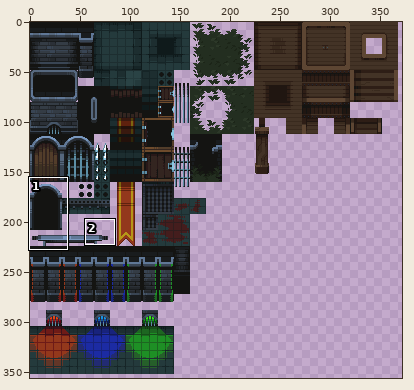
One commit to this sprite sheet: ASSETS/MAPA/Pixel Crawler/Environment/Dungeon Prison/Assets/Tiles.png. Above, an overview of the earlier version with the close-up marked.
Close-up. Before the edit:
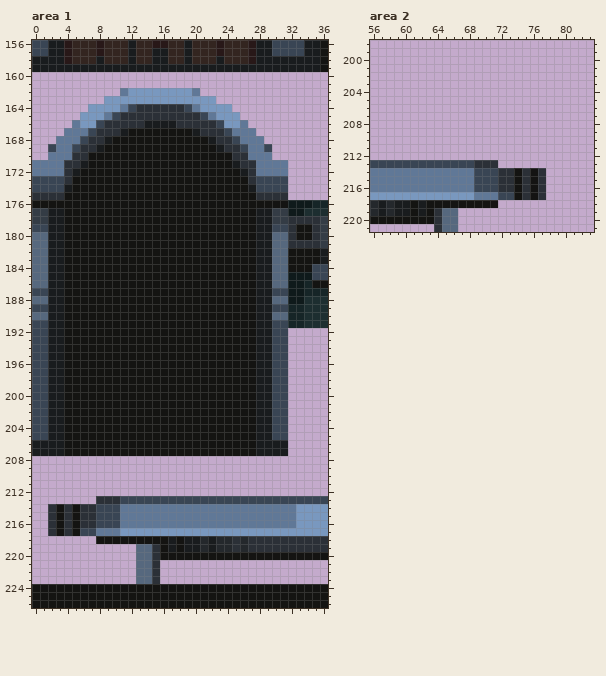
The file is 400x400 pixels. Colours within 5 levels of each other are drawn and written as one. Shown: area 1: x 0..36, y 156..226; area 2: x 56..83, y 198..221. The wide view leaves out empty margins.
After the commit:
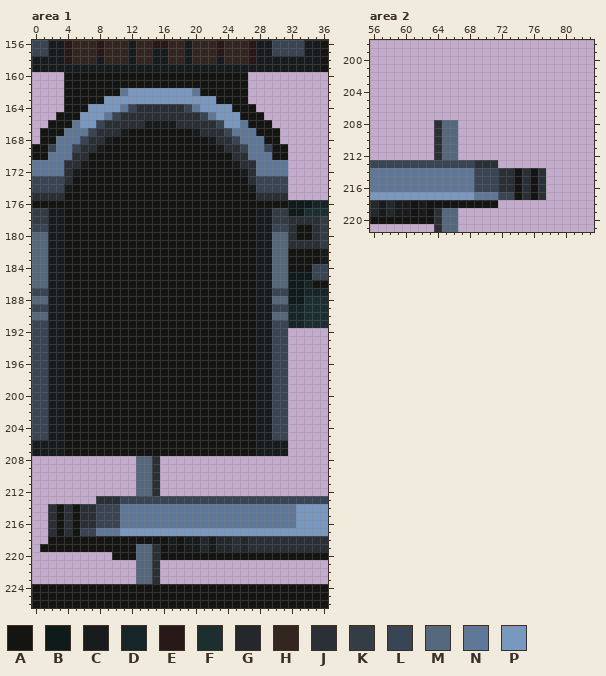
Palette (. is transparent): A #141412  B #0f1a1b  C #191c1e  D #162527  E #281818  F #1d2e30  G #24282c  H #332520  J #2b3037  K #343c45  L #394554  M #56687e  N #607897  P #7998bf
What changed:
{"where": "area 1"}
{"y":160,"x":4,"old":".......................","new":"AAAAAAAAAAAAAAAAAAAAAAA"}
{"y":161,"x":4,"old":".......................","new":"AAAAAAAAAAAAAAAAAAAAAAA"}
{"y":162,"x":4,"old":".......","new":"AAAAAAA"}
{"y":162,"x":21,"old":"......","new":"AAAAAA"}
{"y":163,"x":4,"old":".....","new":"AAAAA"}
{"y":163,"x":23,"old":"....","new":"AAAA"}
{"y":164,"x":4,"old":"...","new":"AAA"}
{"y":164,"x":25,"old":"...","new":"AAA"}
{"y":165,"x":3,"old":"...","new":"AAA"}
{"y":165,"x":26,"old":"...","new":"AAA"}
{"y":166,"x":2,"old":"...","new":"AAA"}
{"y":166,"x":27,"old":"...","new":"AAA"}
{"y":167,"x":1,"old":"...","new":"AAA"}
{"y":167,"x":28,"old":"...","new":"AAA"}
{"y":168,"x":1,"old":"..","new":"AA"}
{"y":168,"x":29,"old":"..","new":"AA"}
{"y":169,"x":0,"old":"..","new":"AA"}
{"y":169,"x":30,"old":"..","new":"AA"}
{"y":170,"x":0,"old":"..","new":"AA"}
{"y":170,"x":30,"old":"..","new":"AA"}
{"y":208,"x":13,"old":"...","new":"MMJ"}
{"y":209,"x":13,"old":"...","new":"MMJ"}
{"y":210,"x":13,"old":"...","new":"MMJ"}
{"y":211,"x":13,"old":"...","new":"MMJ"}
{"y":212,"x":13,"old":"...","new":"MMJ"}
{"y":218,"x":2,"old":"......","new":"AAAAAA"}
{"y":219,"x":1,"old":"............","new":"AAAAAAAAAAAA"}
{"y":220,"x":10,"old":"...","new":"AAA"}
{"where": "area 2"}
{"y":208,"x":64,"old":"...","new":"JMM"}
{"y":209,"x":64,"old":"...","new":"JMM"}
{"y":210,"x":64,"old":"...","new":"JMM"}
{"y":211,"x":64,"old":"...","new":"JMM"}
{"y":212,"x":64,"old":"...","new":"JMM"}
